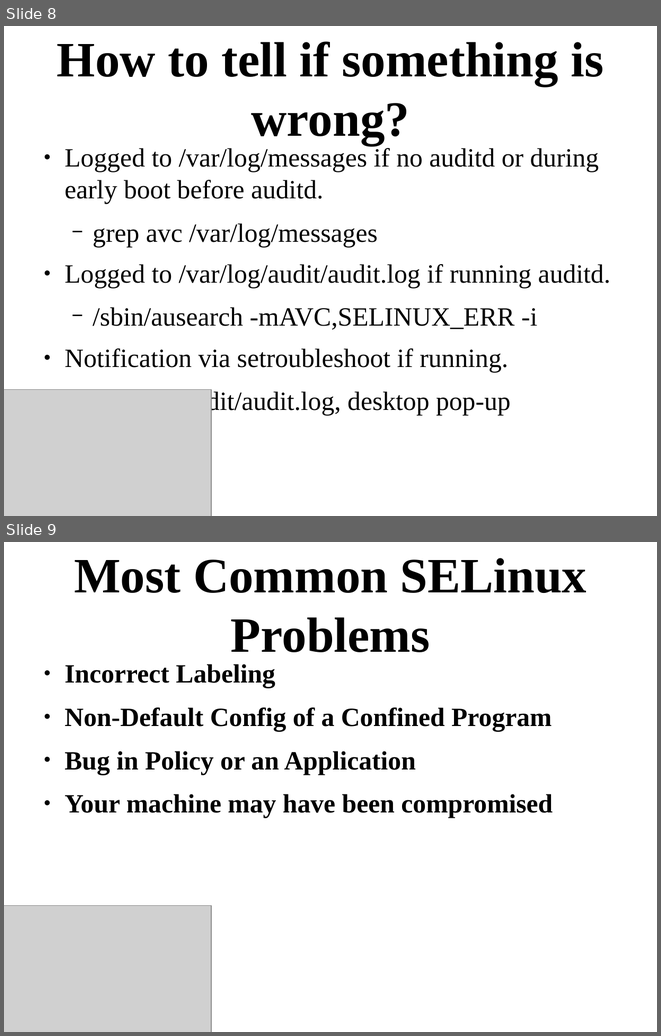
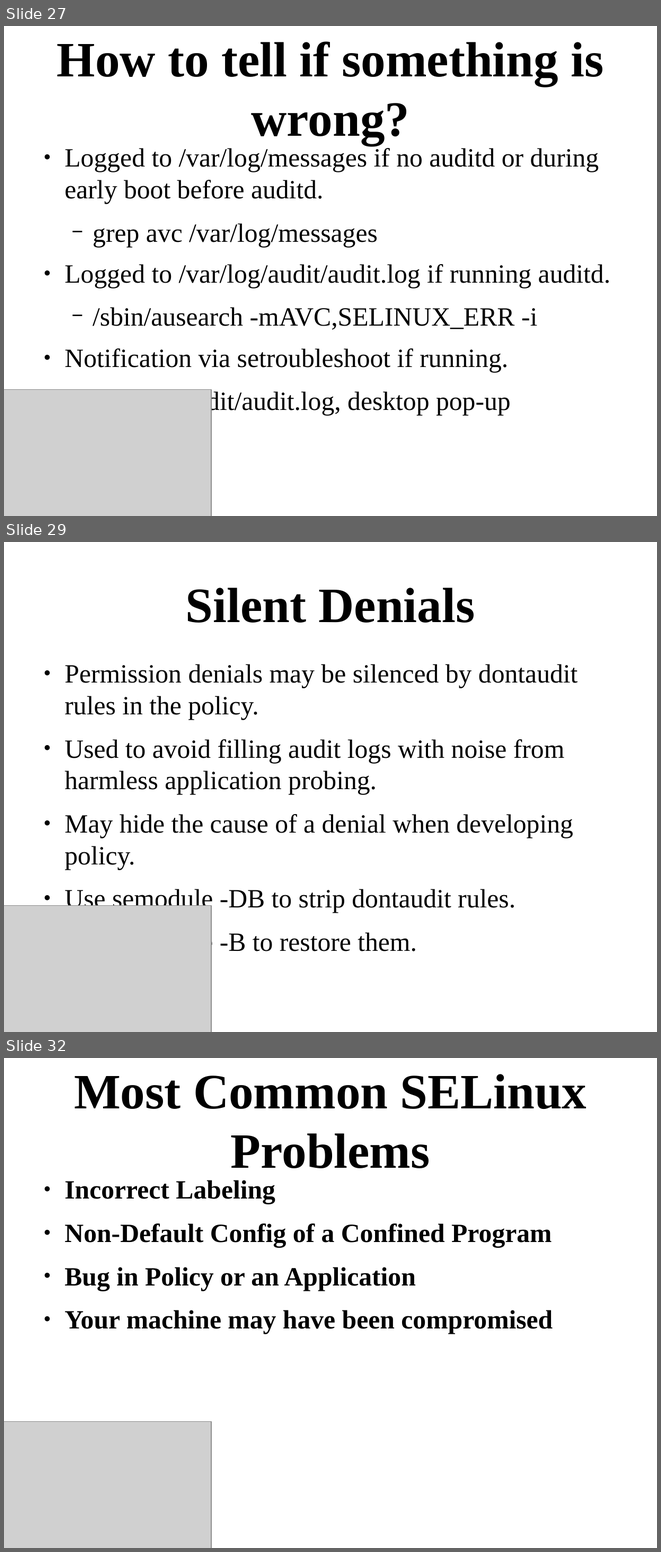
Before and after one commit to Frodox/SELinux-USNA-20150427, a slide deck: SELinux-USNA-20150427.odp. Shown one above the other, each under a label of ours: slides 8 and 9 before the commit, slides 27, 29 and 32 after it; the slides between them are not shown. The pictures are 661x1036 and 661x1552 pixels, drawn with LibreOffice and Linux fonts; fonts in the diff are those of the drawing; grey boxes stand for pictures. Boxes give left, top, right and bottom in pixels: in the first picture for what was removed or moved away, otherwise in the second. Text is boxed around its words. In the diff, an @@ line names an element or a change of style, - is before the commit and + after.

```diff
--- a/SELinux-USNA-20150427.odp
+++ b/SELinux-USNA-20150427.odp
@@ slide 29 added at (x1=4, y1=542, x2=657, y2=1032), background #FFFFFF @@
@@ title added at (x1=186, y1=588, x2=475, y2=623), 60 pt, text #000000, bold @@
+Silent Denials
@@ text added at (x1=64, y1=664, x2=578, y2=956), 32 pt, text #000000 @@
+● Permission denials may be silenced by dontaudit rules in the policy.
+● Used to avoid filling audit logs with noise from harmless application probing.
+● May hide the cause of a denial when developing policy.
+● Use semodule -DB to strip dontaudit rules.
+● Use semodule -B to restore them.
@@ picture added at (x1=4, y1=905, x2=211, y2=1032) @@
@@ what was slide 8 is now slide 27 @@
@@ what was slide 9 is now slide 32 @@
```
Also in this commit, not shown: 2 slides changed, 26 other slides added, 1 slide removed.
